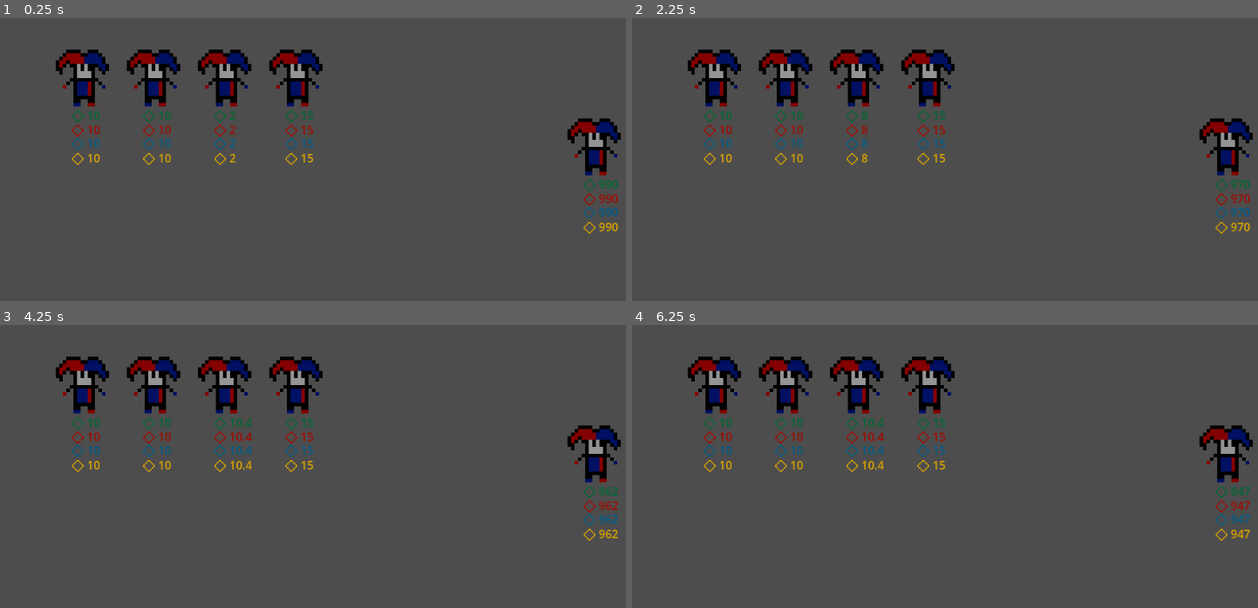
Above: before the commit, frames 1-4 (two rows, left to right).
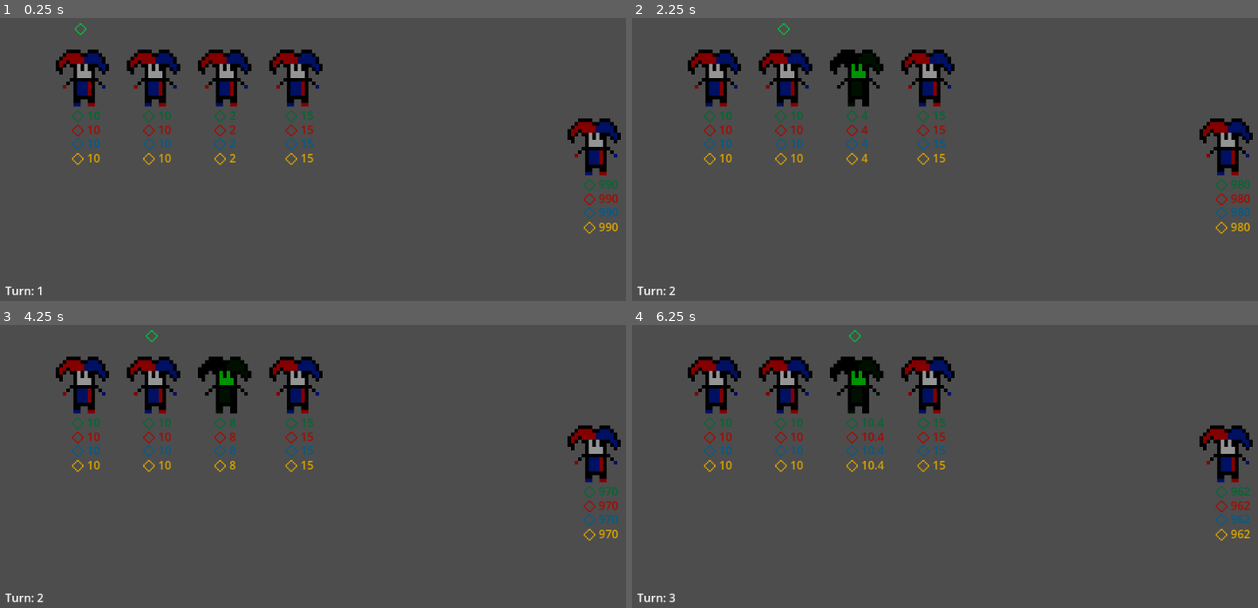
Above: after the commit, the same moments.

Repository: TNicoletti/MakeMeLaughGJ
Game: Godot game, scene res://Scenes/Main.tscn
Same seed, same stepped clock (60 frames per second), same inputs: the game is played once before the commit and once after it.
Inputs:
- Up to frame 1 (0.25 s): no input
- Up to frame 2 (2.25 s): tap Enter at 0.5, 2 s; tap Space at 1.25 s
- Up to frame 3 (4.25 s): tap Space at 2.75 s; tap Enter at 3.5 s
- Up to frame 4 (6.25 s): tap Space at 5 s

The runs differ from the first frame. In frame 1, 0.1% of the frame differs, in the area x 0-14%, y 1-99%; in frame 2, 0.8%; in frame 3, 1.0%, in the area x 0-99%, y 1-99%; in frame 4, 0.7%.

Commit message:
Simple animations for showing battle done

Diff:
--- a/Scenes/Main.tscn
+++ b/Scenes/Main.tscn
@@ -54,3 +54,10 @@
 [node name="FM" type="Node" parent="."]
 script = ExtResource("2_is5p3")
 turns = 17
+
+[node name="turn_label" type="Label" parent="."]
+offset_left = 44.0
+offset_top = 488.0
+offset_right = 84.0
+offset_bottom = 511.0
+text = "Turn: 0"
--- a/Scenes/char.tscn
+++ b/Scenes/char.tscn
@@ -66,3 +66,10 @@
 position = Vector2(-13, 13)
 scale = Vector2(2, 2)
 texture = ExtResource("2_8f5kp")
+
+[node name="is_turn" type="Sprite2D" parent="."]
+visible = false
+modulate = Color(0, 0.768627, 0.223529, 1)
+position = Vector2(0, -69)
+scale = Vector2(2, 2)
+texture = ExtResource("2_8f5kp")
--- a/Scripts/Character.gd
+++ b/Scripts/Character.gd
@@ -20,3 +20,27 @@
 
 func is_dead(): #Enemy function
 	return b_laugh < 0 and g_laugh < 0 and r_laugh < 0 and y_laugh < 0
+
+func set_turn():
+	$is_turn.visible = true
+	pass
+
+func unset_turn():
+	$is_turn.visible = false
+	pass
+
+func animate_buff():
+	$Sprite.modulate = "green"
+	await get_tree().create_timer(2).timeout
+	$Sprite.modulate = "white"
+	pass
+
+func animate_debuff():
+	$Sprite.modulate = "red"
+	await get_tree().create_timer(2).timeout
+	$Sprite.modulate = "white"
+	pass
+
+func animate_laugh():
+
+	pass
--- a/Scripts/fight_manager.gd
+++ b/Scripts/fight_manager.gd
@@ -23,7 +23,9 @@
 		print("You lose")
 		lose.emit()
 		return #loose
+	update_turn(current_turn)
 	var at = (current_turn - 1) % 4
+	ally[at].set_turn()
 
 	if print_turns:
 		print("turn " + str(current_turn))
@@ -45,20 +47,28 @@
 			ally[at + 1].r_laugh *= 2
 			ally[at + 1].y_laugh *= 2
 			ally[at + 1].update_label()
+			ally[at + 1].animate_buff()
 	if ally[at].hability == 2:
 		ally[at].g_laugh *= 1.3
 		ally[at].b_laugh *= 1.3
 		ally[at].r_laugh *= 1.3
 		ally[at].y_laugh *= 1.3
 		ally[at].update_label()
+		ally[at].animate_buff()
 
 	if enemy.is_dead():
 		print("GANHOU")
 		win.emit()
 		return
 	await get_tree().create_timer(2).timeout
+	ally[at].unset_turn()
 	if ally[at].hability == 3:
 		turn(current_turn + 1, true)
+		await get_tree().create_timer(2).timeout
 
 	if not single:
 		turn(current_turn + 1)
+
+func update_turn(x):
+	get_parent().get_node("turn_label").text= "Turn: " + str(x)
+	pass
